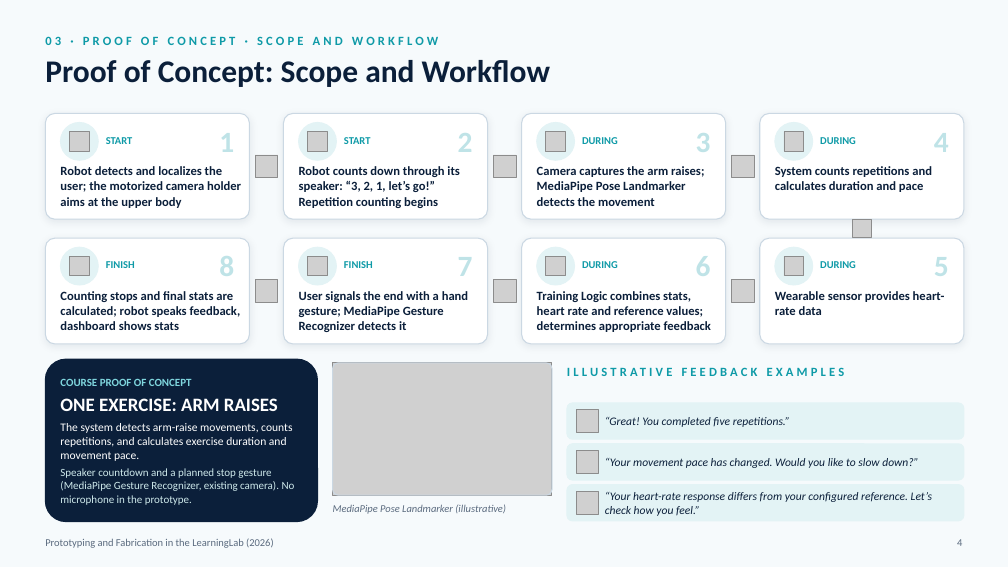
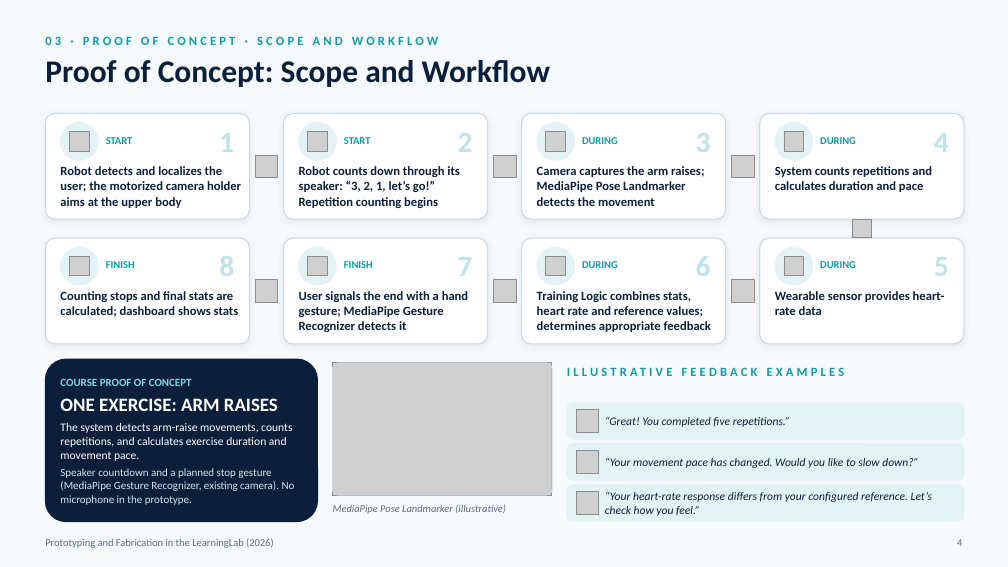
Before and after one commit to nembrinj/protofablab, a slide deck: slide 4 of 2026/projects/Group_102/docs/presentations/midterm.pptx. Drawn at 1008x567 pixels with LibreOffice and Linux fonts; fonts in the diff are those of the drawing; grey boxes stand for pictures. Boxes give left, top, right and bottom in pixels: in the first picture for what was removed or moved away, otherwise in the second. Text is boxed around its words. In the diff, an @@ line names an element or a change of style, - is before the commit and + after.

```diff
--- a/2026/projects/Group_102/docs/presentations/midterm.pptx
+++ b/2026/projects/Group_102/docs/presentations/midterm.pptx
@@ text at [60, 291, 239, 317]: text changed @@
-Counting stops and final stats are calculated; robot speaks feedback, dashboard shows stats
+Counting stops and final stats are calculated; dashboard shows stats
```
Also in this commit, not shown: 2 other slides changed, 5 other files.
